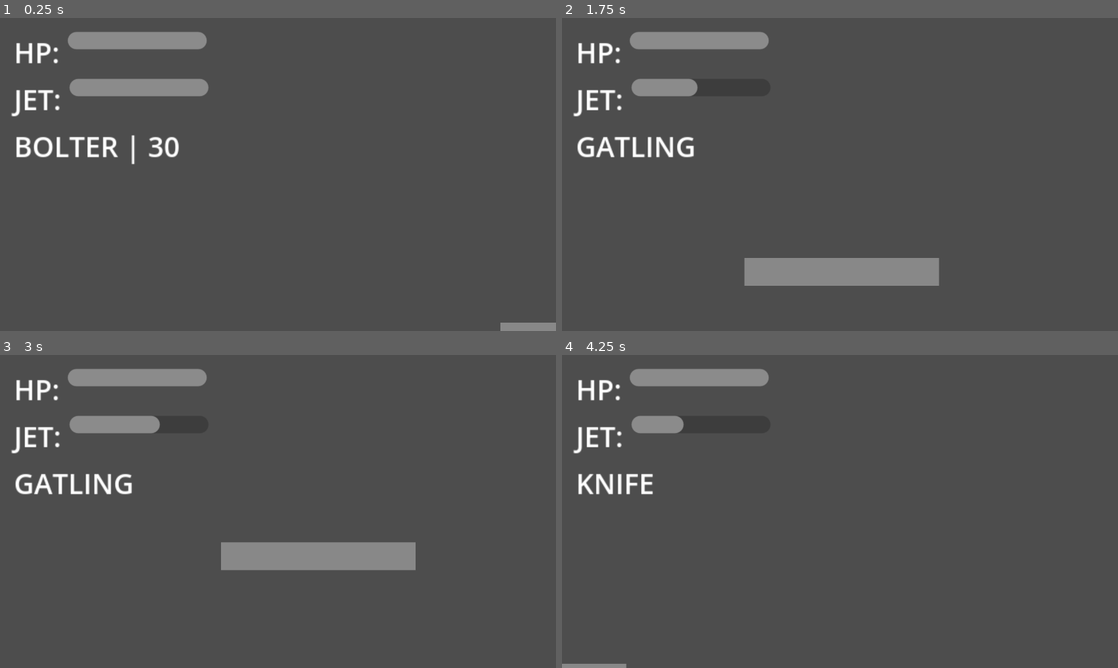
Above: before the commit, frames 1-4 (two rows, left to right).
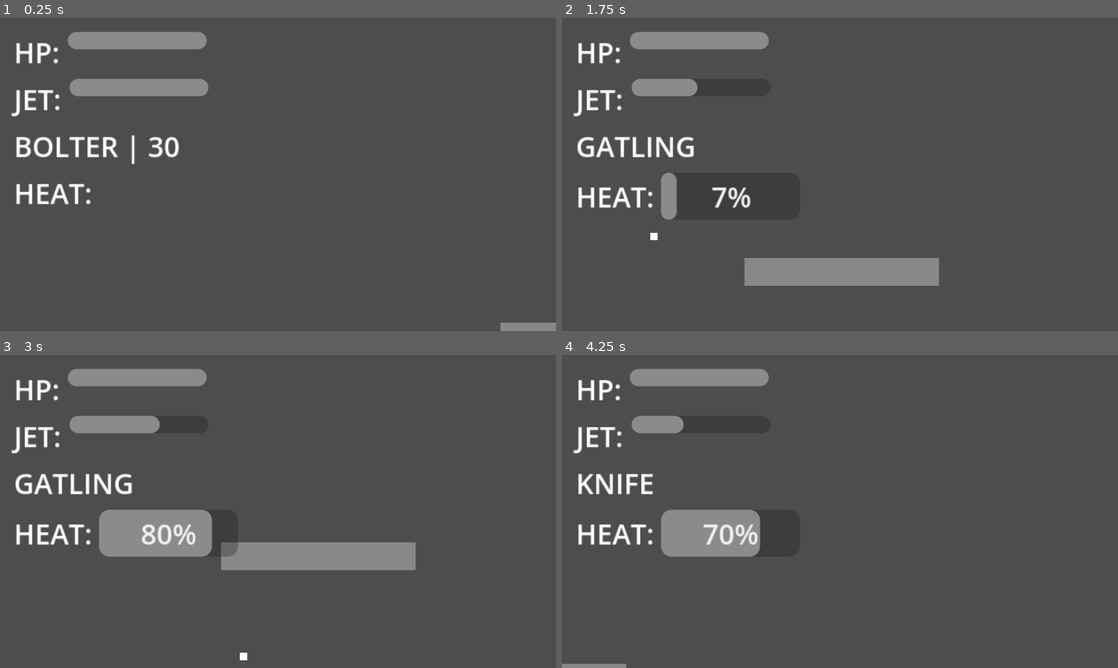
Above: after the commit, the same moments.

Repository: s29741-pj/SGD_DropPod
Game: Godot game, scene res://scenes/main.tscn
The game is run twice, just before and just after one commit, with the same random seed, the same clock (stepped at 60 frames per second) and the same inputs.
Inputs (mouse positions are in pixels of both pictures, inside the frame that each line leads up to):
- Up to frame 1 (0.25 s): no input
- Up to frame 2 (1.75 s): tap Enter (ui_accept) at 0.5, 0.77, 1.52 s; move the mouse to (962, 158) at 0.52 s; press the mouse at (962, 158) at 0.53 s; hold Right (ui_right) from 0.53 s (still down); move the mouse to (728, 190) at 1.27 s; release the mouse at (728, 190) at 1.28 s; tap Q (switch_weapon) at 1.35 s; click (728, 190) at 1.55 s
- Up to frame 3 (3 s): move the mouse to (333, 442) at 2.02 s; release Right (ui_right) at 2.03 s; press the mouse at (333, 442) at 2.03 s; hold Left (ui_left) 2.03-2.78 s; move the mouse to (250, 574) at 2.77 s; release the mouse at (250, 574) at 2.78 s; hold Right (ui_right) from 2.78 s (still down); click (250, 574) at 2.85 s
- Up to frame 4 (4.25 s): keep holding Right (ui_right); tap Enter (ui_accept) at 3.02, 3.77 s; move the mouse to (1006, 558) at 3.52 s; press the mouse at (1006, 558) at 3.53 s; tap Q (switch_weapon) at 3.6 s

The runs differ from the first frame. In frame 1, 0.4% of the frame differs, in the area x 2-17%, y 52-60%; in frame 2, 1.1%; in frame 3, 3.6%, in the area x 2-45%, y 49-98%; in frame 4, 3.1%.

Commit message:
gatling + hud

Diff:
--- a/scenes/hud.gd
+++ b/scenes/hud.gd
@@ -3,6 +3,11 @@
 @onready var hp_bar = $VBoxContainer/HBoxContainer_HP/HPBar
 @onready var fuel_bar = $VBoxContainer/HBoxContainer_JET/FuelBar
 @onready var weapon_label = $VBoxContainer/WeaponLabel
+@onready var heat_bar = $VBoxContainer/HBoxContainer/HeatBar
+
+func update_heat(value):
+	heat_bar.value = value
+	heat_bar.visible = value > 0
 
 func update_hp(value, max_value):
 	hp_bar.max_value = max_value
--- a/scenes/hud.tscn
+++ b/scenes/hud.tscn
@@ -41,3 +41,14 @@
 [node name="WeaponLabel" type="Label" parent="VBoxContainer" unique_id=467456167]
 layout_mode = 2
 text = "BOLT PISTOL"
+
+[node name="HBoxContainer" type="HBoxContainer" parent="VBoxContainer" unique_id=1170985847]
+layout_mode = 2
+
+[node name="Label" type="Label" parent="VBoxContainer/HBoxContainer" unique_id=834354510]
+layout_mode = 2
+text = "HEAT:"
+
+[node name="HeatBar" type="ProgressBar" parent="VBoxContainer/HBoxContainer" unique_id=914569998]
+custom_minimum_size = Vector2(80, 10)
+layout_mode = 2
--- a/scenes/player.gd
+++ b/scenes/player.gd
@@ -32,6 +32,14 @@
 	"gatling": 100
 }
 
+var heat = 0.0
+var max_heat = 100.0
+var is_overheated = false
+var gatling_cooldown = false
+const HEAT_PER_SHOT = 8.0
+const HEAT_DISSIPATION = 15.0
+const OVERHEAT_COOLDOWN = 3.0
+
 func _physics_process(delta):
 	if not is_on_floor():
 		velocity.y += GRAVITY * delta
@@ -52,19 +60,26 @@
 	else:
 		velocity.x = move_toward(velocity.x, 0, SPEED)
 
-	if Input.is_action_just_pressed("ui_primary"):
-		shoot()
-
 	if Input.is_action_just_pressed("switch_weapon"):
 		current_weapon = (current_weapon + 1) % weapons.size()
 		print("Bron: ", weapons[current_weapon])
+
+	if Input.is_action_pressed("ui_primary") and weapons[current_weapon] == "gatling":
+		shoot()
+	elif Input.is_action_just_pressed("ui_primary") and weapons[current_weapon] != "gatling":
+		shoot()
+
 	if hud:
 		hud.update_hp(hp, max_hp)
 		hud.update_fuel(fuel)
 		hud.update_weapon(weapons[current_weapon])
+		hud.update_heat(heat)
 		var current_ammo = ammo.get(weapons[current_weapon], -1)
 		hud.update_ammo(current_ammo, weapons[current_weapon])
 
+	if weapons[current_weapon] != "gatling" or not Input.is_action_pressed("ui_primary"):
+		if not is_overheated:
+			heat = max(heat - HEAT_DISSIPATION * delta, 0.0)
 
 	move_and_slide()
 
@@ -74,11 +89,29 @@
 	match weapons[current_weapon]:
 		"bolter":
 			fire_bolter()
-		#"gatling":
-			#fire_gatling()
+		"gatling":
+			fire_gatling()
 		"knife":
 			fire_melee()
 
+
+func fire_gatling():
+	if is_overheated or ammo["gatling"] <= 0:
+		return
+	if gatling_cooldown:
+		return
+	gatling_cooldown = true
+	ammo["gatling"] -= 1
+	heat += HEAT_PER_SHOT
+	spawn_bullet(0.7)
+	if heat >= max_heat:
+		is_overheated = true
+		heat = max_heat
+		await get_tree().create_timer(OVERHEAT_COOLDOWN).timeout
+		is_overheated = false
+		heat = 0.0
+	await get_tree().create_timer(0.08).timeout
+	gatling_cooldown = false
 
 func fire_bolter():
 	if ammo["bolter"] < 3:
